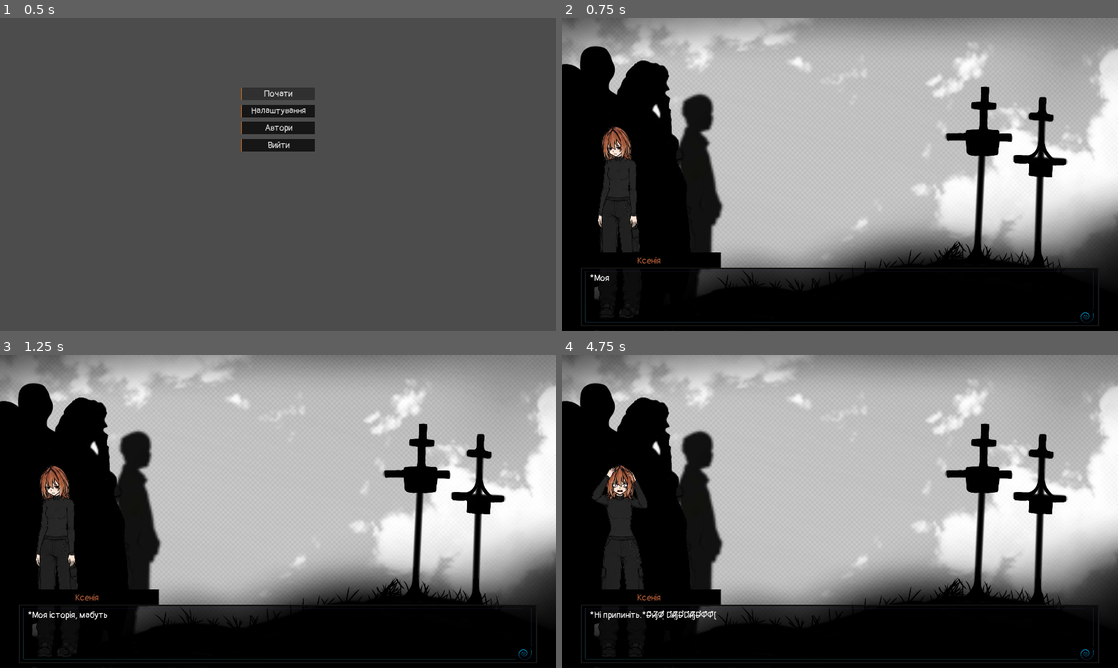
Above: before the commit, frames 1-4 (two rows, left to right).
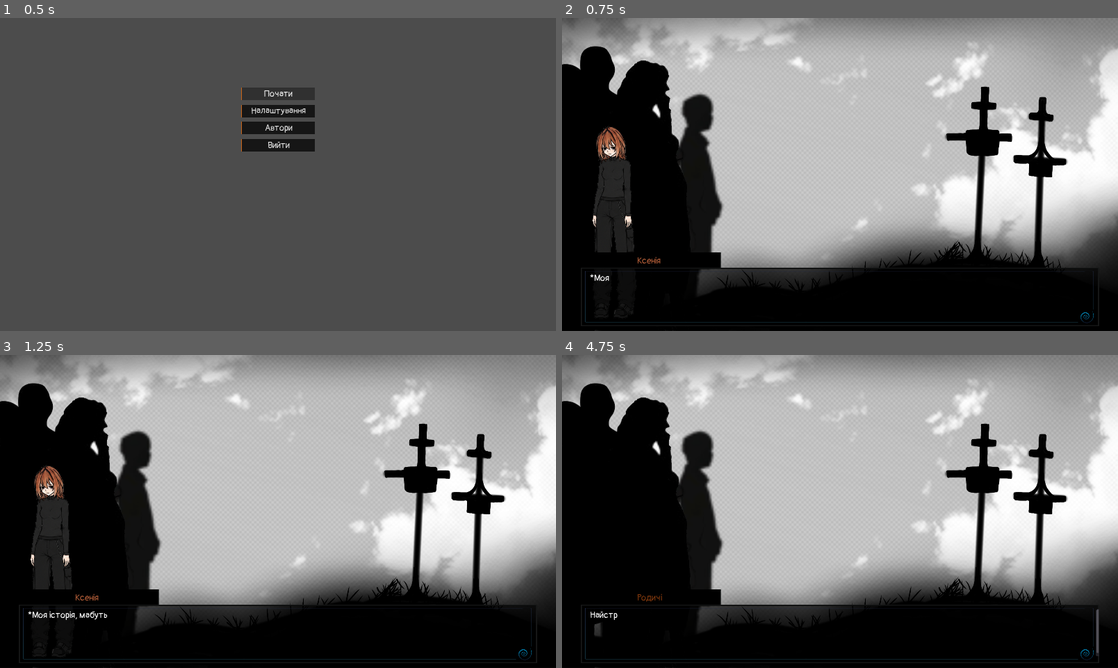
Above: after the commit, the same moments.

Repository: DrBopoH/Ihrovary-JAM-2026__GetThroughToYou__
Game: Godot game, scene res://source/bootstrap/main.tscn
Same seed, same stepped clock (60 frames per second), same inputs: the game is played once before the commit and once after it.
Inputs (mouse positions are in pixels of both pictures, inside the frame that each line leads up to):
- Up to frame 1 (0.5 s): no input
- Up to frame 2 (0.75 s): click "Почати" at 0.5 s
- Up to frame 3 (1.25 s): no input
- Up to frame 4 (4.75 s): tap Enter (ui_accept) at 1.25, 1.52, 2, 2.27, 2.75, 3.77, 4.52 s; move the mouse to (962, 495) at 1.27 s; hold D (move_right) 1.28-2.03 s; click (962, 495) at 1.42 s; move the mouse to (728, 527) at 2.02 s; hold S (move_back) 2.03-2.78 s; move the mouse to (895, 442) at 2.77 s; hold D (move_right) 2.78-3.53 s; move the mouse to (812, 574) at 3.52 s; hold W (move_forward) 3.53-4.28 s; click (812, 574) at 3.67 s; move the mouse to (1006, 558) at 4.27 s; hold A (move_left) from 4.28 s (still down)

Frame 1 is identical in both runs. In frame 2, 1.2% of the frame differs, in the area x 5-14%, y 34-95%; in frame 3, 1.1%; in frame 4, 2.5%, in the area x 5-97%, y 34-97%.

Commit message:
upgrate file in dialog

Diff:
--- a/project/assets/resources/characters/Nevidgolos.tres
+++ b/project/assets/resources/characters/Nevidgolos.tres
@@ -4,5 +4,5 @@
 
 [resource]
 script = ExtResource( 1 )
-character_name = "Невідомий"
+character_name = "Невідомий голос"
 name_color = Color( 1, 0, 0, 1 )
--- a/project/assets/resources/characters/people.tres
+++ b/project/assets/resources/characters/people.tres
@@ -4,5 +4,5 @@
 
 [resource]
 script = ExtResource( 1 )
-character_name = "Натовп"
-name_color = Color( 1, 1, 1, 1 )
+character_name = "Родичі"
+name_color = Color( 0.501961, 0.219608, 0.0509804, 1 )
--- a/project/assets/resources/dialog/scenarios/funeral/02_Ksenia.tres
+++ b/project/assets/resources/dialog/scenarios/funeral/02_Ksenia.tres
@@ -7,7 +7,7 @@
 [resource]
 script = ExtResource( 1 )
 character = ExtResource( 2 )
-emotion = 2
+emotion = 3
 text = "*Я стою й слухаю їхні дурні плітки, при цьому в мене знову починається напад — я навіть не помітила, коли він почався, але голова знову гуде.*
 "
 choices = [  ]
--- a/project/assets/resources/dialog/scenarios/funeral/04_Ksenia.tres
+++ b/project/assets/resources/dialog/scenarios/funeral/04_Ksenia.tres
@@ -1,13 +1,15 @@
-[gd_resource type="Resource" load_steps=4 format=2]
+[gd_resource type="Resource" load_steps=5 format=2]
 
 [ext_resource path="res://source/blueprints/DialogueStep.gd" type="Script" id=1]
 [ext_resource path="res://assets/resources/characters/ksenia.tres" type="Resource" id=2]
 [ext_resource path="res://assets/resources/dialog/scenarios/funeral/05_people1.tres" type="Resource" id=3]
+[ext_resource path="res://assets/resources/dialog/styles/angry_style.tres" type="Resource" id=4]
 
 [resource]
 script = ExtResource( 1 )
 character = ExtResource( 2 )
 emotion = 4
+style_override = ExtResource( 4 )
 text = "*Ні припиніть.*D̵̟̰̫̫̩̏̽̌̎н҉͔̫͐̉̆ͅj̸̫͓̇͗̋͛͗҉̠̭̯̽͛Ф̸̬̞͚̣̝͛̅̉̆̒ D̴͕̰̭͍̲̉͊̿́̇н̸̟͚̜͔̣̄̈́̾̽̾j̸̲͕̖̄͂̏̿D̵̬̰̰́̒D̴͕̰̭͍̲̉͊̿́̇н̸̟͚̜͔̣̄̈́̾̽̾j̸̲͕̖̄͂̏̿D̵̬̰̰́̒Ф̶͇̭̂̇̋̔Ф̶͇̭̂̇̋̔["
 choices = [  ]
 next_steps = [ ExtResource( 3 ) ]
--- a/project/assets/resources/dialog/scenarios/funeral/06_Ksenia.tres
+++ b/project/assets/resources/dialog/scenarios/funeral/06_Ksenia.tres
@@ -1,13 +1,15 @@
-[gd_resource type="Resource" load_steps=4 format=2]
+[gd_resource type="Resource" load_steps=5 format=2]
 
 [ext_resource path="res://source/blueprints/DialogueStep.gd" type="Script" id=1]
 [ext_resource path="res://assets/resources/characters/ksenia.tres" type="Resource" id=2]
 [ext_resource path="res://assets/resources/dialog/scenarios/funeral/07_nevidomgolos.tres" type="Resource" id=3]
+[ext_resource path="res://assets/resources/dialog/styles/angry_style.tres" type="Resource" id=4]
 
 [resource]
 script = ExtResource( 1 )
 character = ExtResource( 2 )
 emotion = 4
+style_override = ExtResource( 4 )
 text = "*Навіщо ви це говорите? Припиніть... Вони померли...*D̵̟̰̫̫̩̏̽̌̎н҉͔̫͐̉̆ͅj̸̫͓̇͗̋͛͗҉̠̭̯̽͛Ф̸̬̞͚̣̝͛̅̉̆̒ D̴͕̰̭͍̉͊̿́̇ …(1476 unchanged characters)…
 choices = [  ]
 next_steps = [ ExtResource( 3 ) ]
--- a/project/assets/resources/dialog/scenarios/funeral/11_Ksenia.tres
+++ b/project/assets/resources/dialog/scenarios/funeral/11_Ksenia.tres
@@ -1,13 +1,15 @@
-[gd_resource type="Resource" load_steps=4 format=2]
+[gd_resource type="Resource" load_steps=5 format=2]
 
 [ext_resource path="res://source/blueprints/DialogueStep.gd" type="Script" id=1]
 [ext_resource path="res://assets/resources/characters/ksenia.tres" type="Resource" id=2]
 [ext_resource path="res://assets/resources/dialog/scenarios/funeral/12_Ksenia.tres" type="Resource" id=3]
+[ext_resource path="res://assets/resources/dialog/styles/angry_style.tres" type="Resource" id=4]
 
 [resource]
 script = ExtResource( 1 )
 character = ExtResource( 2 )
 emotion = 4
+style_override = ExtResource( 4 )
 text = "*Чому вони все це говорять, що вони??*D̵̟̰̫̫̩̏̽̌̎н҉͔̫͐̉̆ͅj̸̫͓̇͗̋͛͗҉̠̭̯̽͛Ф̸̬̞͚̣̝͛̅̉̆̒ D̴͕̰̭͍̲̉͊̿́̇н̸̟͚̜͔̣̄̈́̾̽̾j̸ …(1837 unchanged characters)…
 choices = [  ]
 next_steps = [ ExtResource( 3 ) ]
--- a/project/assets/resources/dialog/scenarios/funeral/12_Ksenia.tres
+++ b/project/assets/resources/dialog/scenarios/funeral/12_Ksenia.tres
@@ -1,13 +1,15 @@
-[gd_resource type="Resource" load_steps=4 format=2]
+[gd_resource type="Resource" load_steps=5 format=2]
 
 [ext_resource path="res://source/blueprints/DialogueStep.gd" type="Script" id=1]
 [ext_resource path="res://assets/resources/characters/ksenia.tres" type="Resource" id=2]
 [ext_resource path="res://assets/resources/dialog/scenarios/funeral/13_nevidomgolos.tres" type="Resource" id=3]
+[ext_resource path="res://assets/resources/dialog/styles/angry_style.tres" type="Resource" id=4]
 
 [resource]
 script = ExtResource( 1 )
 character = ExtResource( 2 )
 emotion = 4
+style_override = ExtResource( 4 )
 text = "*Ні, ні, ні, ні.*D̵̟̰̫̫̩̏̽̌̎н҉͔̫͐̉̆ͅj̸̫͓̇͗̋͛͗҉̠̭̯̽͛Ф̸̬̞͚̣̝͛̅̉̆̒ D̴͕̰̭͍̲̉͊̿́̇н̸̟͚̜͔̣̄̈́̾̽̾j̸̲͕̖̄͂̏̿D̵̬̰̰́̒D̴̉͊̿́̇ …(3524 unchanged characters)…
 choices = [  ]
 next_steps = [ ExtResource( 3 ) ]
--- a/project/source/main/UI/dialog/DialoguePanel.tscn
+++ b/project/source/main/UI/dialog/DialoguePanel.tscn
@@ -24,7 +24,9 @@
 [node name="PortraitRect" type="TextureRect" parent="."]
 anchor_top = 1.0
 anchor_bottom = 1.0
-margin_left = 96.0
+margin_left = 77.0
+margin_top = -24.0
+margin_right = 96.0
 margin_bottom = -24.0
 grow_vertical = 0
 stretch_mode = 5
